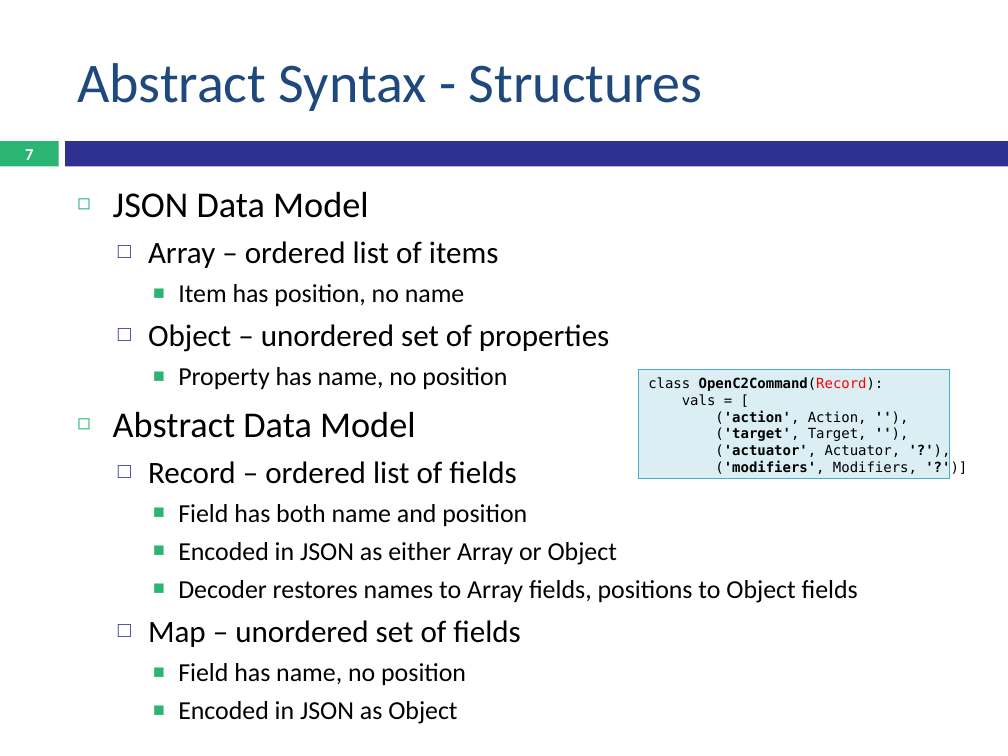
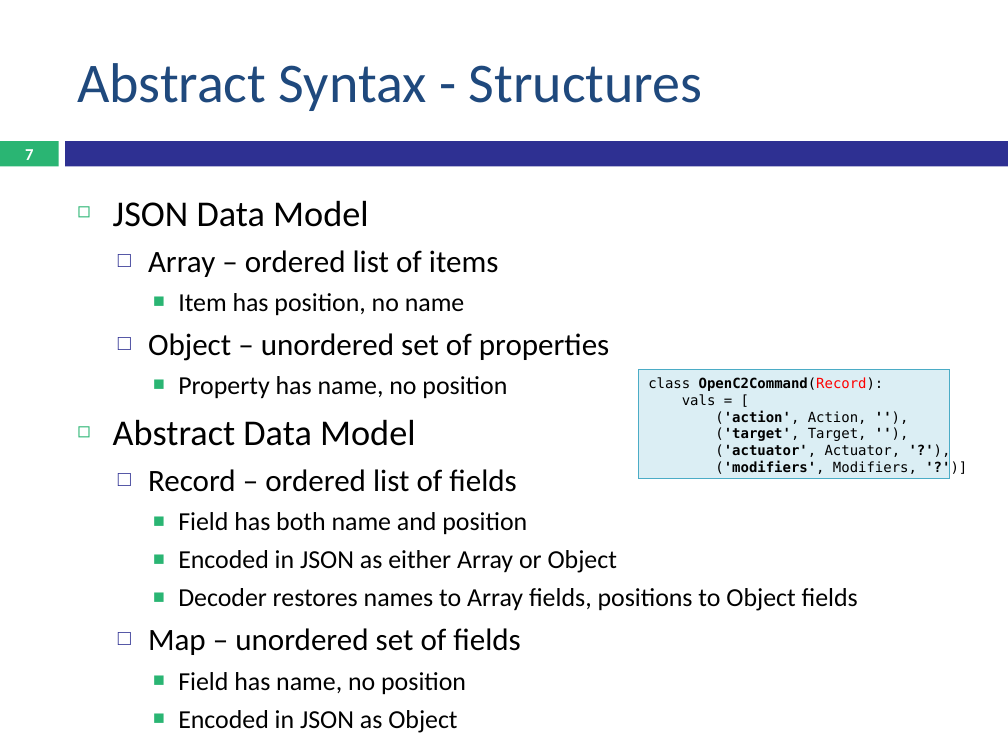
Before and after one commit to OpenC2-org/openc2-davaya, a slide deck: slide 7 of devel/OpenC2 Schema.pptx. Drawn at 1008x756 pixels with LibreOffice and Linux fonts; fonts in the diff are those of the drawing. Boxes give left, top, right and bottom in pixels: in the first picture for what was removed or moved away, otherwise in the second. Text is boxed around its words. In the diff, an @@ line names an element or a change of style, - is before the commit and + after.

```diff
--- a/devel/OpenC2 Schema.pptx
+++ b/devel/OpenC2 Schema.pptx
@@ text "JSON Data Model": place and size @@
-text "JSON Data Model" at (113, 191, 858, 686)
+text "JSON Data Model" at (113, 200, 858, 695)
```
Also in this commit, not shown: 6 other slides changed.
